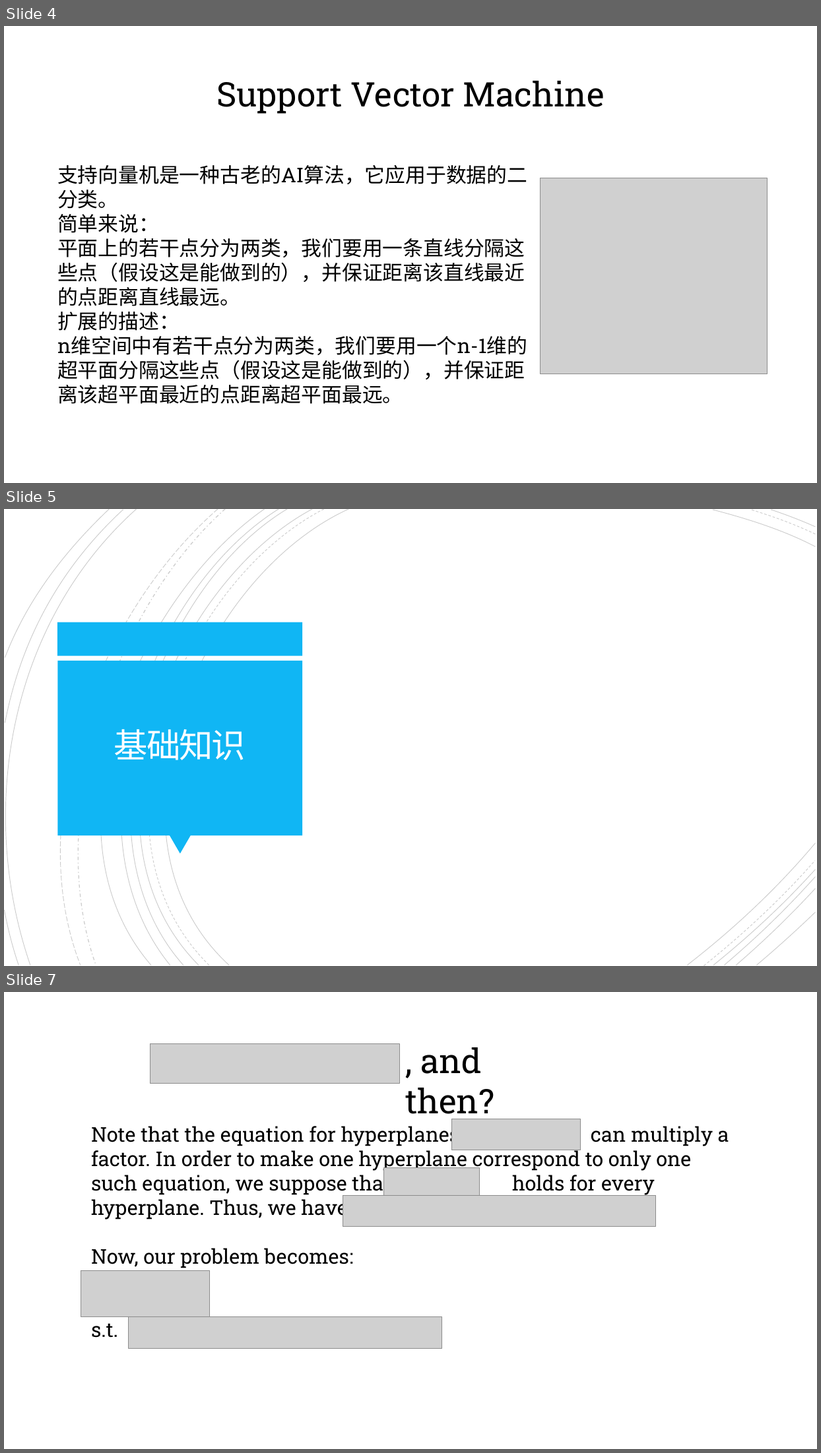
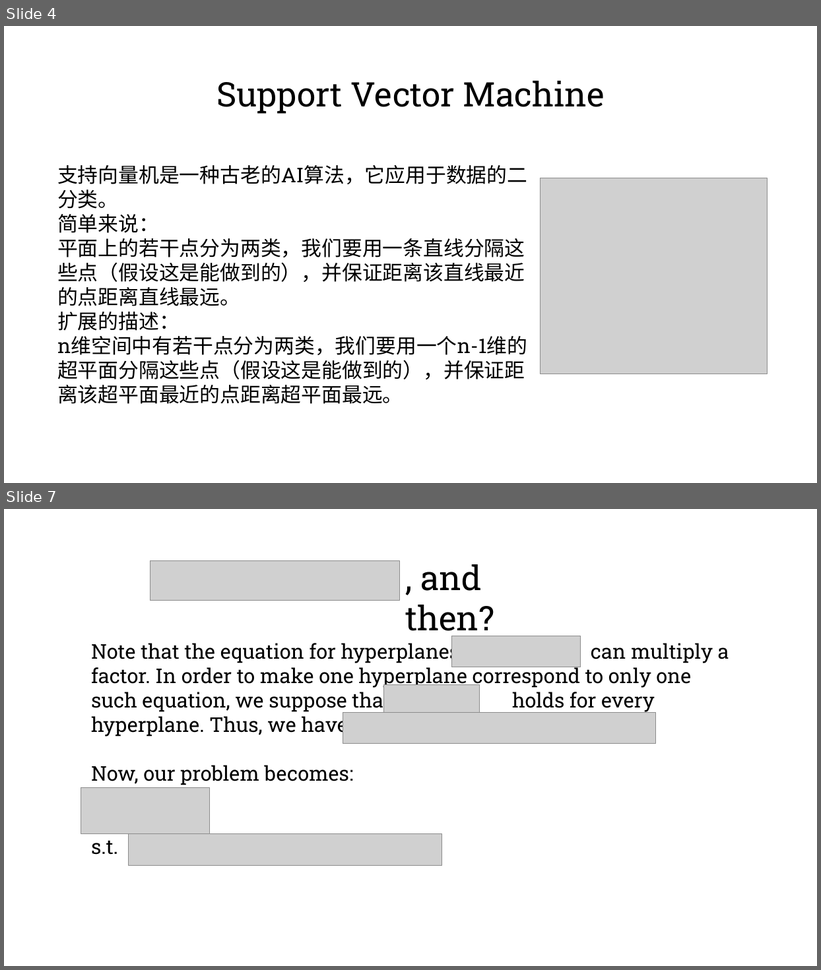
Before and after one commit to dream-tentacle/dream-tentacle.github.io, a slide deck: sources/relaxation methods.pptx. Shown one above the other, each under a label of ours: slides 4, 5 and 7 before the commit, slides 4 and 7 after it; the slides between them are not shown. The pictures are 821x1453 and 821x970 pixels, drawn with LibreOffice and Linux fonts; fonts in the diff are those of the drawing; grey boxes stand for pictures. Boxes give left, top, right and bottom in pixels: in the first picture for what was removed or moved away, otherwise in the second. Text is boxed around its words. In the diff, an @@ line names an element or a change of style, - is before the commit and + after.

```diff
--- a/sources/relaxation methods.pptx
+++ b/sources/relaxation methods.pptx
@@ slide 5 removed at box(4, 509, 817, 966), background #FFFFFF @@
@@ group removed at box(4, 509, 816, 966): 21 freeform shapes @@
@@ rectangle removed at box(57, 623, 303, 656) @@
@@ rectangle removed at box(57, 661, 302, 836) @@
@@ title removed at box(114, 729, 246, 760) @@
-基础知识
@@ triangle removed at box(169, 836, 191, 854) @@
```
Also in this commit, not shown: 2 slides changed, 8 slides added, 4 other slides removed.
